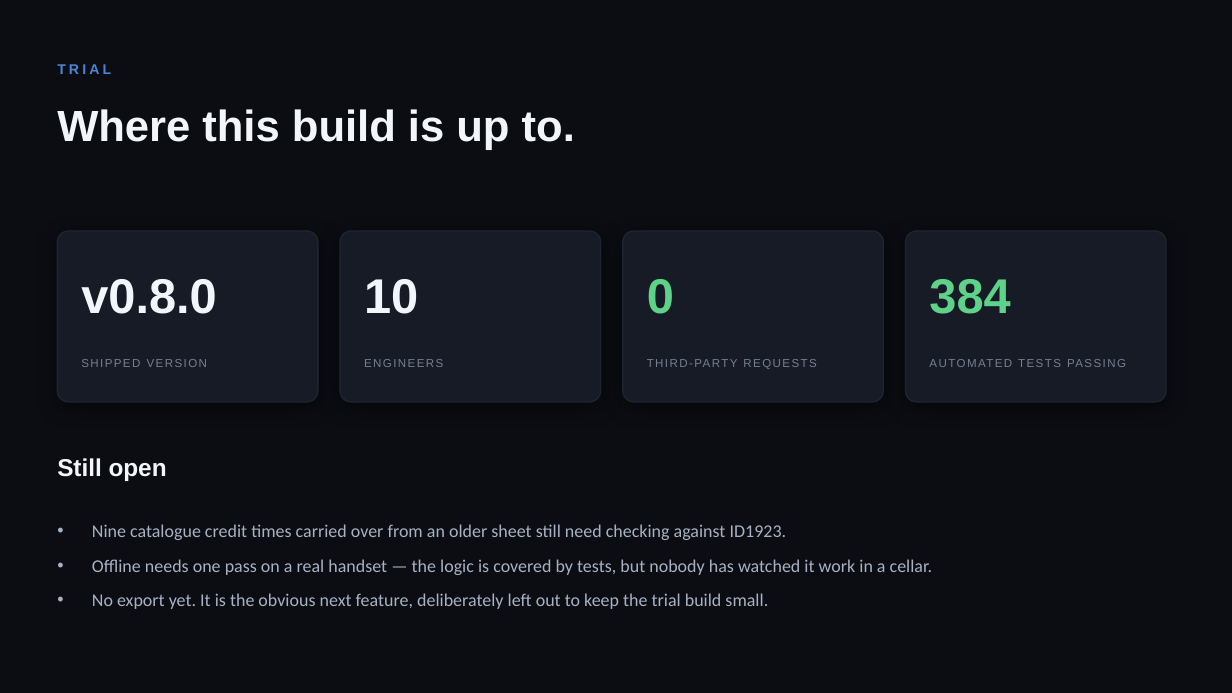
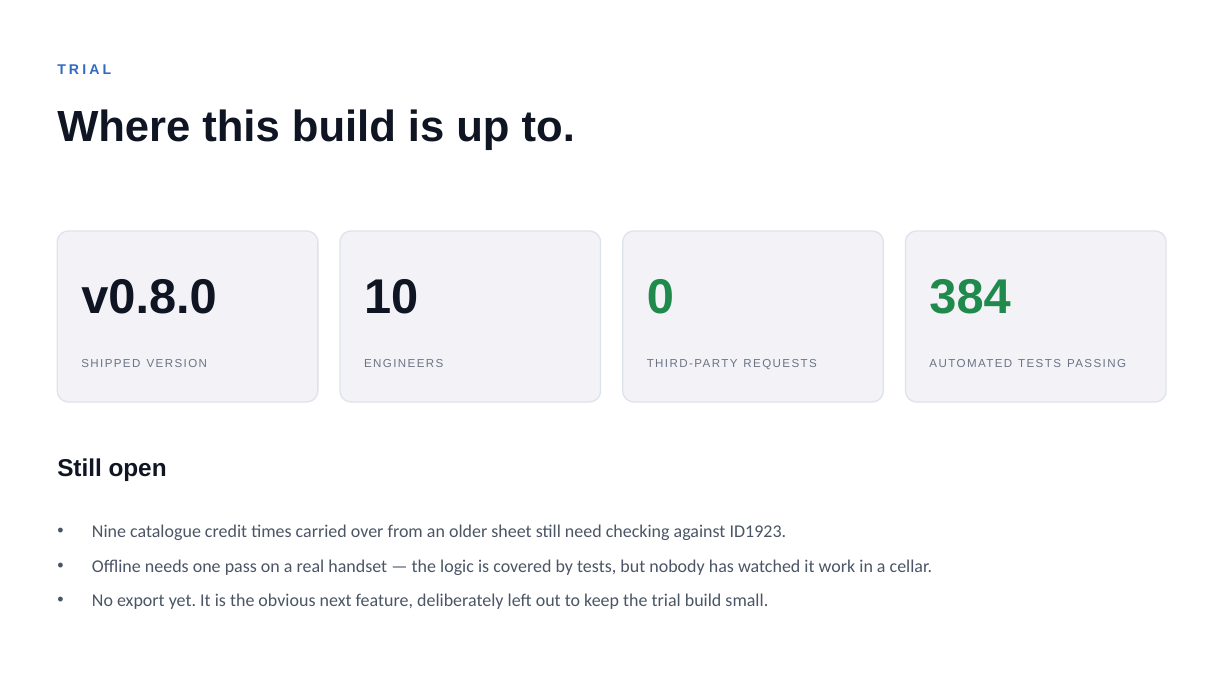
Before and after one commit to belacorg/CTAPTracker, a slide deck: slide 10 of docs/presentation/CTAP-Tracker.pptx. Drawn at 1232x693 pixels with LibreOffice and Linux fonts; fonts in the diff are those of the drawing. Boxes give left, top, right and bottom in pixels: in the first picture for what was removed or moved away, otherwise in the second. Text is boxed around its words. In the diff, an @@ line names an element or a change of style, - is before the commit and + after.

```diff
--- a/docs/presentation/CTAP-Tracker.pptx
+++ b/docs/presentation/CTAP-Tracker.pptx
@@ background #0B0D12 to #FFFFFF @@
@@ text "TRIAL" at box(57, 64, 111, 74): text colour #4A86D8 to #2F6BC4 @@
@@ fill #161B26 to #F2F2F7; outline #1E2533 1 pt to #DDE3EC 1 pt; shadow off in 4 elements at box(57, 231, 318, 402), box(340, 231, 601, 402), box(623, 231, 884, 402), box(906, 231, 1166, 402) @@
@@ text "0" at box(647, 279, 674, 314): text colour #5FD28A to #1F8A4C @@
@@ text "384" at box(929, 279, 1010, 314): text colour #5FD28A to #1F8A4C @@
@@ text colour #758091 to #6B7485 in 4 elements at box(81, 359, 207, 367), box(364, 359, 443, 367), box(647, 338, 860, 384), box(930, 338, 1142, 384) @@
@@ text colour #F2F5FA to #0F1522 in 4 elements at box(57, 109, 575, 150), box(81, 279, 217, 314), box(364, 279, 418, 314), box(57, 458, 167, 481) @@
@@ text "Nine catalogue credit times carried ..." at box(92, 524, 932, 609): text colour #A8B2C4 to #4B5565 @@
```
Also in this commit, not shown: 10 other slides changed.
